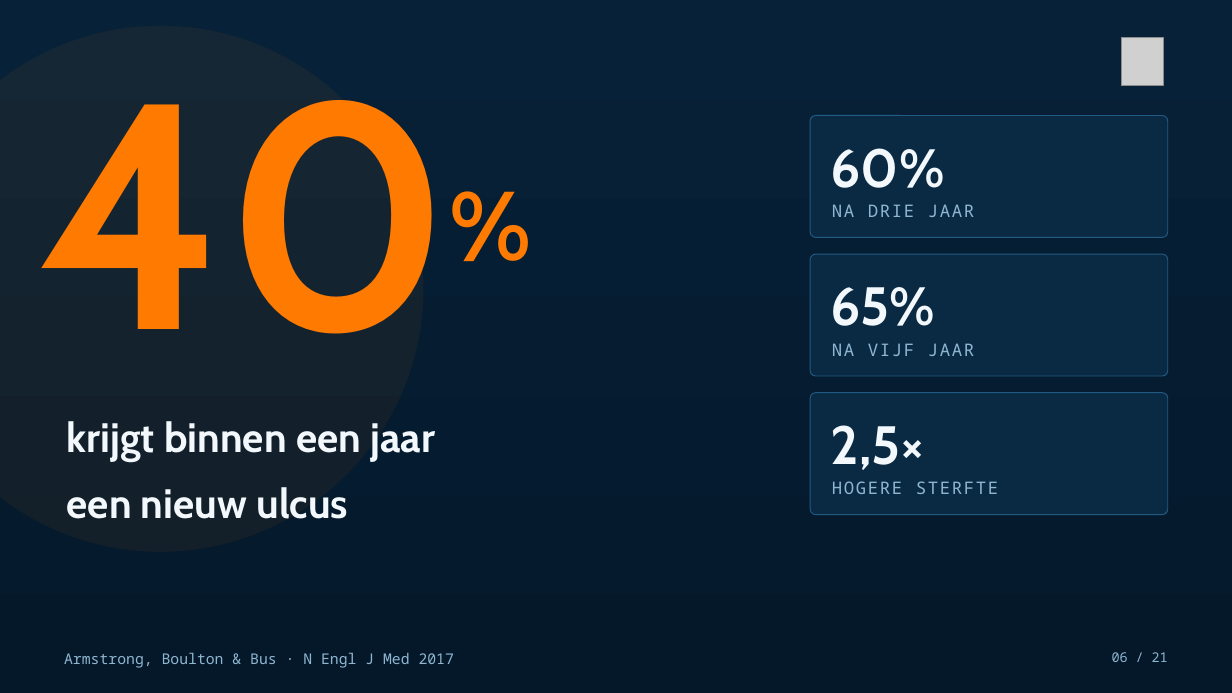
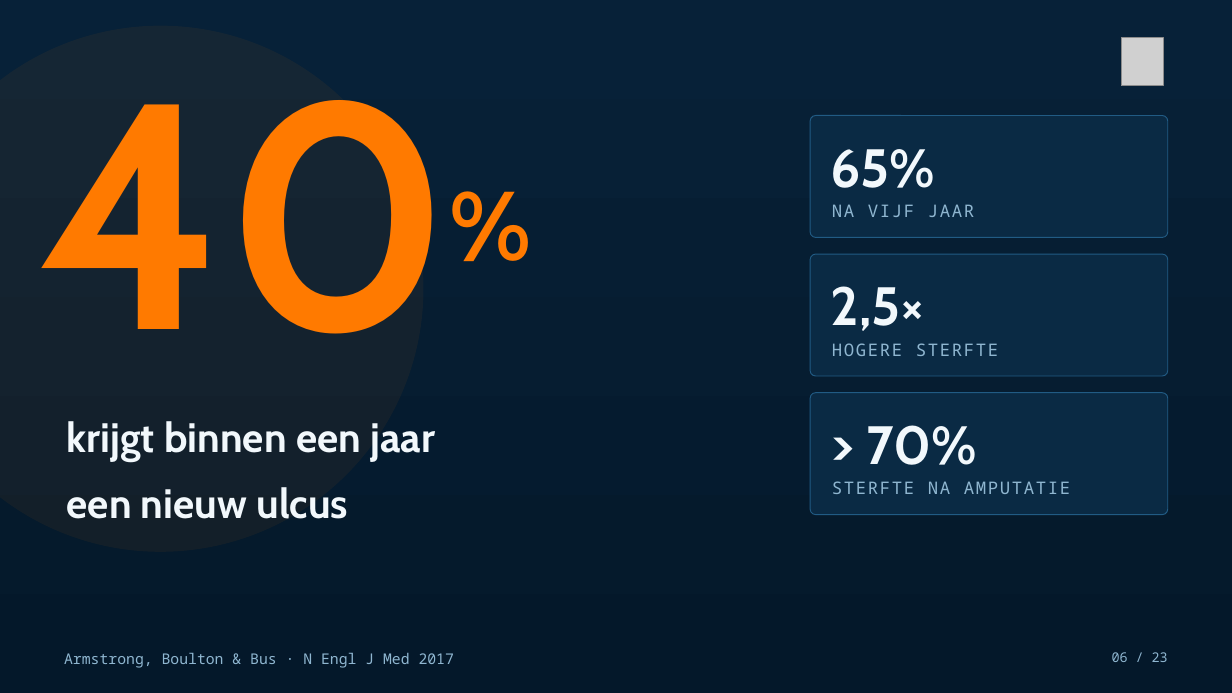
Before and after one commit to Dellfs/paradise-project, a slide deck: slide 6 of PARADISE_presentatie/PARADISE_extern.pptx. Drawn at 1232x693 pixels with LibreOffice and Linux fonts; fonts in the diff are those of the drawing; grey boxes stand for pictures. Boxes give left, top, right and bottom in pixels: in the first picture for what was removed or moved away, otherwise in the second. Text is boxed around its words. In the diff, an @@ line names an element or a change of style, - is before the commit and + after.

```diff
--- a/PARADISE_presentatie/PARADISE_extern.pptx
+++ b/PARADISE_presentatie/PARADISE_extern.pptx
@@ text at (x1=831, y1=149, x2=936, y2=188): text changed @@
-60%
+65%
@@ text at (x1=832, y1=204, x2=974, y2=217): text changed @@
-NA DRIE JAAR
+NA VIJF JAAR
@@ text at (x1=831, y1=286, x2=925, y2=331): text changed @@
-65%
+2,5×
@@ text at (x1=832, y1=343, x2=998, y2=356): text changed @@
-NA VIJF JAAR
+HOGERE STERFTE
@@ text at (x1=867, y1=425, x2=977, y2=465): text changed @@
-2,5×
+> 70%
@@ text at (x1=832, y1=481, x2=1070, y2=494): text changed @@
-HOGERE STERFTE
+STERFTE NA AMPUTATIE
@@ text at (x1=1112, y1=652, x2=1168, y2=662): text changed @@
-06 / 21
+06 / 23
```
Also in this commit, not shown: 18 other slides changed, 2 slides added, 8 other files.
